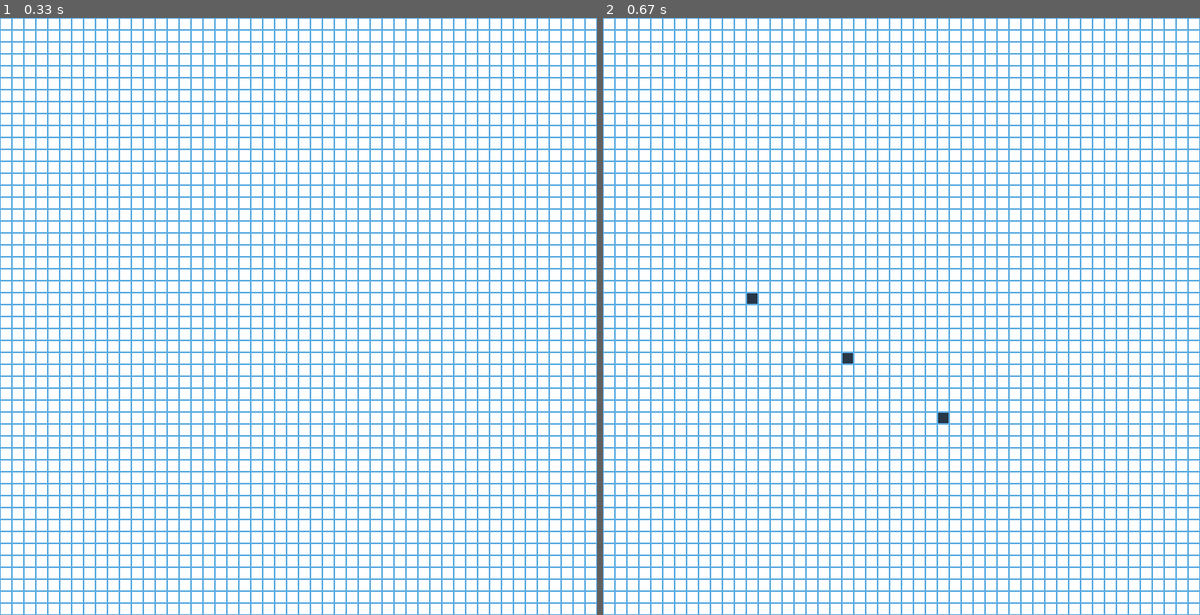
Above: before the commit, frames 1-2 (left to right).
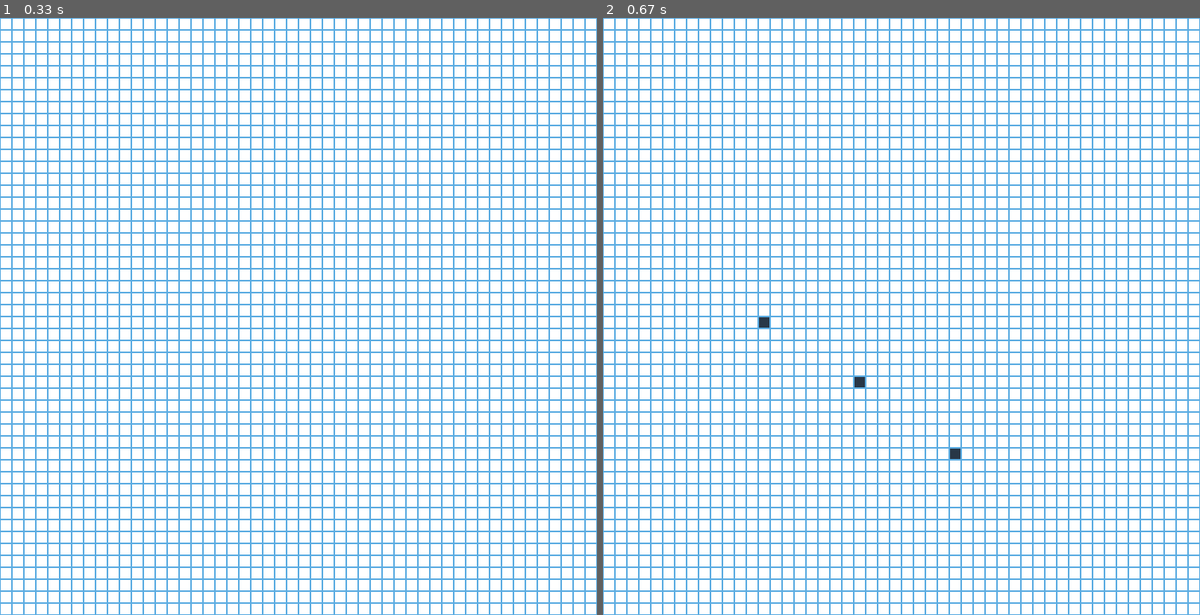
Above: after the commit, the same moments.

Repository: legitbeep/PathFinder-GUI
Game: pygame game, started from mainPygame.py
The game is run twice, just before and just after one commit, with the same random seed, the same clock (stepped at 60 frames per second) and the same inputs.
Inputs (mouse positions are in pixels of both pictures, inside the frame that each line leads up to):
- Up to frame 1 (0.33 s): no input
- Up to frame 2 (0.67 s): press the mouse at (758, 322) at 0.37 s; move the mouse to (859, 382) at 0.47 s; release the mouse at (961, 447) at 0.6 s

Frame 1 is identical in both runs. In frame 2, 0.2% of the frame differs, in the area x 24-60%, y 46-74%.

Commit message:
add return graph

Diff:
--- a/mainPygame.py
+++ b/mainPygame.py
@@ -8,6 +8,10 @@
 graph = []
 
 
+def cleanGraph():
+    for i in range(len(graph)):
+        for j in range(len(graph[i])):
+            graph[i][j] = graph[i][j].status
 
 def resetAllCell():
     for i in graph:
@@ -54,7 +58,8 @@
         for e in pygame.event.get():
 
             xcor, ycor = pygame.mouse.get_pos()
-            xcor, ycor = xcor//16, ycor//16
+            xcor, ycor = xcor//Cell.w, ycor//Cell.h
+
             if pygame.mouse.get_pressed()[0]:
                 graph[xcor][ycor].toggleOn()
                 drawAll(screen)
@@ -72,6 +77,11 @@
             elif e.type == pygame.MOUSEBUTTONUP:
                 resetAllCell()
 
+            elif e.type == 768:
+                cleanGraph()
+                print(graph)
+                return graph
+
             elif e.type == QUIT or (e.type == KEYUP and e.key == K_ESCAPE):
                 done = 1
 
